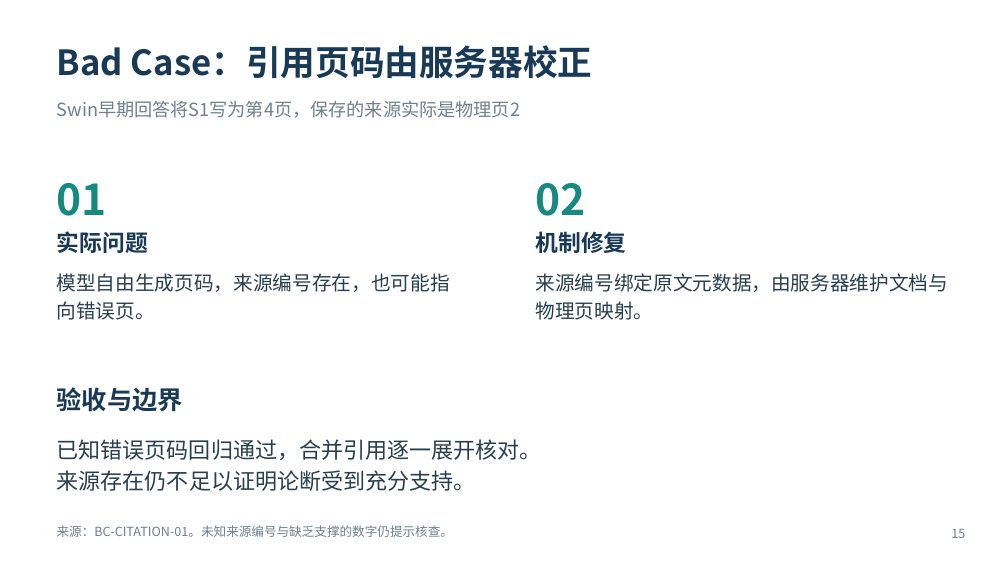
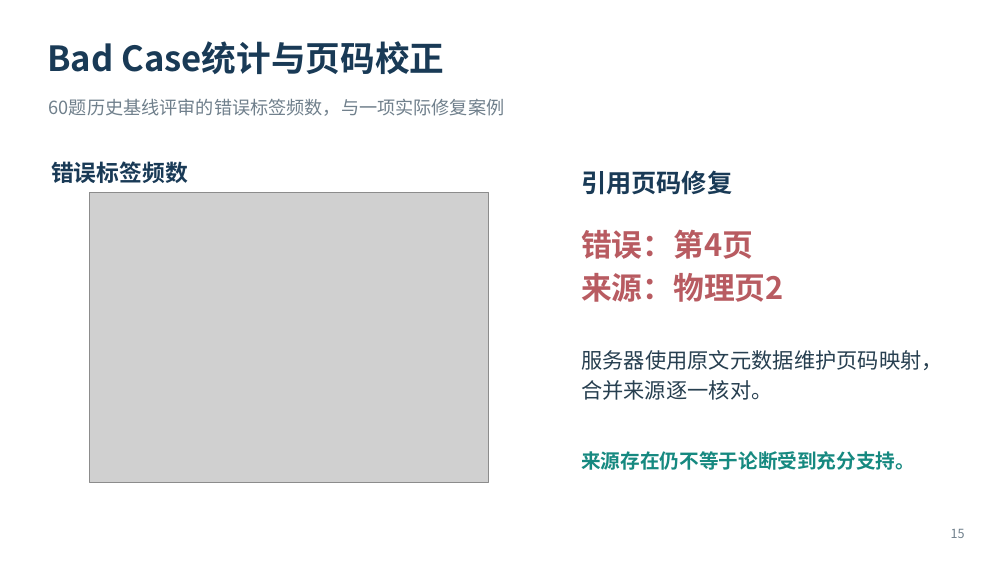
Before and after one commit to JueBeiYi/-RAG-Agent-, a slide deck: slide 15 of artifacts/defense/课设答辩_智能科研助理.pptx. Drawn at 1008x567 pixels with LibreOffice and Linux fonts; fonts in the diff are those of the drawing; grey boxes stand for pictures. Boxes give left, top, right and bottom in pixels: in the first picture for what was removed or moved away, otherwise in the second. Text is boxed around its words. In the diff, an @@ line names an element or a change of style, - is before the commit and + after.

```diff
--- a/artifacts/defense/课设答辩_智能科研助理.pptx
+++ b/artifacts/defense/课设答辩_智能科研助理.pptx
@@ text added at bbox=[47, 41, 444, 74], 33 pt, text #193A56, bold @@
+Bad Case统计与页码校正
@@ text removed at bbox=[57, 45, 593, 78] @@
-Bad Case：引用页码由服务器校正
@@ text at bbox=[49, 99, 505, 116]: text changed @@
-Swin早期回答将S1写为第4页，保存的来源实际是物理页2
+60题历史基线评审的错误标签频数，与一项实际修复案例
@@ text at bbox=[51, 161, 188, 183]: text changed; size 40.5 to 21.8 pt; text colour #168980 to #193A56 @@
-01
+错误标签频数
@@ text at bbox=[581, 170, 732, 195]: text changed; size 18.8 to 24 pt; text colour #273F50 to #193A56; bold on @@
-模型自由生成页码，来源编号存在，也可能指向错误页。
+引用页码修复
@@ picture added at bbox=[89, 192, 488, 482] @@
@@ text removed at bbox=[57, 231, 148, 253] @@
-实际问题
@@ text removed at bbox=[535, 231, 626, 253] @@
-机制修复
@@ text at bbox=[581, 229, 784, 302]: text changed; size 40.5 to 29.2 pt; text colour #168980 to #B85B61 @@
-02
+错误：第4页
+来源：物理页2
@@ text at bbox=[581, 350, 943, 400]: text changed; size 18.8 to 20.2 pt @@
-来源编号绑定原文元数据，由服务器维护文档与物理页映射。
+服务器使用原文元数据维护页码映射，合并来源逐一核对。
@@ text removed at bbox=[57, 387, 183, 412] @@
-验收与边界
@@ text at bbox=[581, 451, 915, 470]: text changed; size 21 to 18.8 pt; text colour #273F50 to #168980; bold on @@
-已知错误页码回归通过，合并引用逐一展开核对。
-来源存在仍不足以证明论断受到充分支持。
+来源存在仍不等于论断受到充分支持。
@@ text removed at bbox=[57, 525, 453, 537] @@
-来源：BC-CITATION-01。未知来源编号与缺乏支撑的数字仍提示核查。
```
Also in this commit, not shown: 16 other slides changed, 2 slides added, 2 slides removed, 9 other files.
